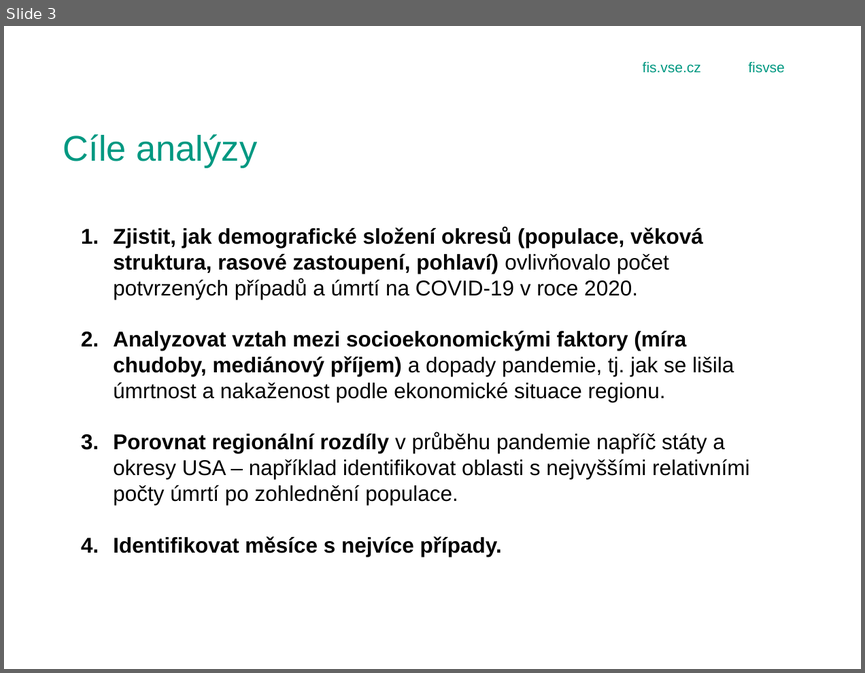
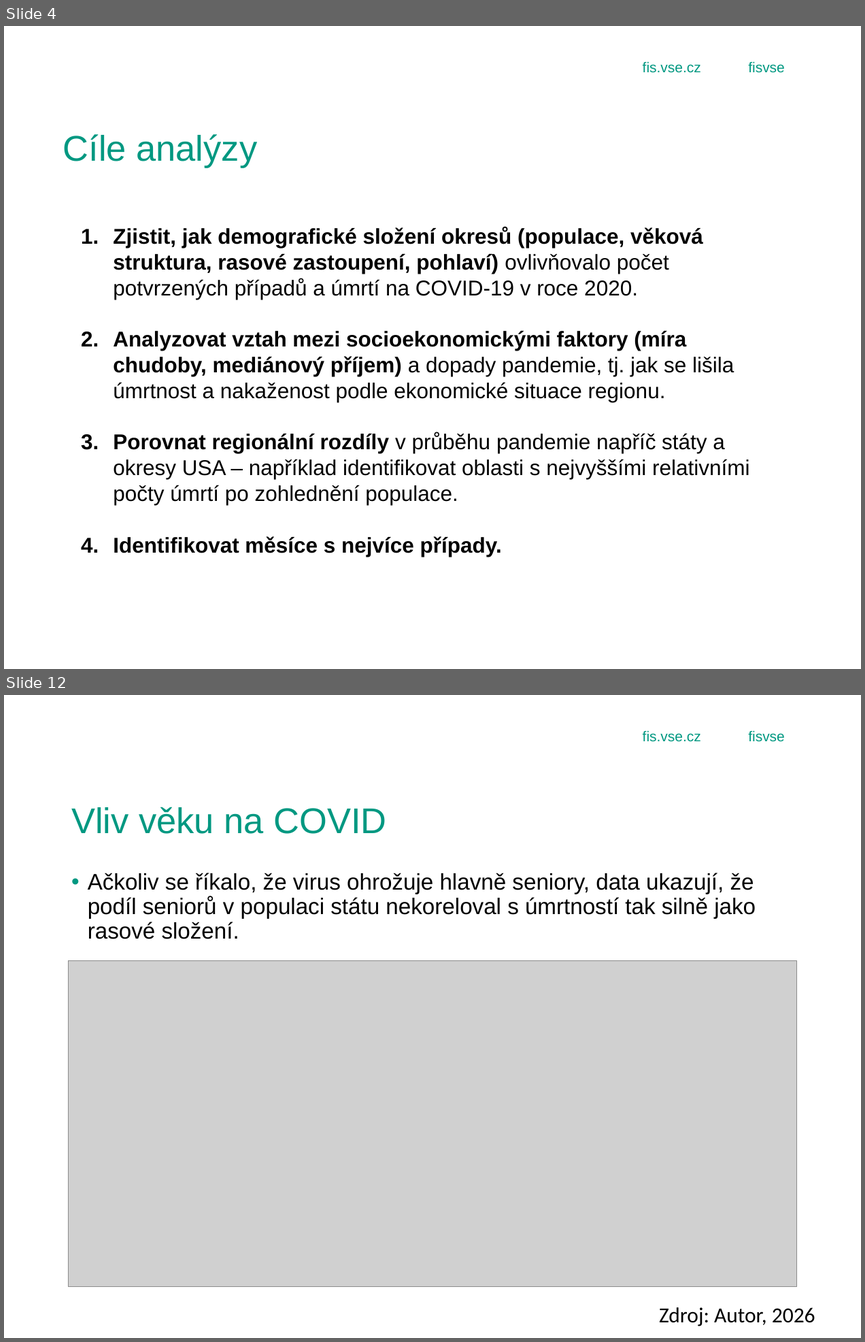
Before and after one commit to ursulastrudl/Projektovy_seminar, a slide deck: obhajoba.pptx. Shown one above the other, each under a label of ours: slide 3 before the commit, slides 4 and 12 after it; the slides between them are not shown. The pictures are 865x673 and 865x1342 pixels, drawn with LibreOffice and Linux fonts; fonts in the diff are those of the drawing; grey boxes stand for pictures; background and template pictures are left out. Boxes give left, top, right and bottom in pixels: in the first picture for what was removed or moved away, otherwise in the second. Text is boxed around its words. In the diff, an @@ line names an element or a change of style, - is before the commit and + after.

```diff
--- a/obhajoba.pptx
+++ b/obhajoba.pptx
@@ slide 12 added at box(4, 695, 861, 1338), background picture (left out); not listed: 3 template elements that a slide beside it also shows @@
@@ title added at box(71, 807, 387, 834), 30 pt, text #009881 @@
+Vliv věku na COVID
@@ text added at box(88, 872, 755, 939), 19 pt, text #000000 @@
+• Ačkoliv se říkalo, že virus ohrožuje hlavně seniory, data ukazují, že podíl seniorů v populaci státu nekoreloval s úmrtností tak silně jako rasové složení.
@@ picture added at box(68, 961, 797, 1286) @@
@@ text added at box(659, 1307, 815, 1326), 18 pt, text #000000 @@
+Zdroj: Autor, 2026
@@ what was slide 3 is now slide 4 @@
```
Also in this commit, not shown: 1 slide changed, 12 other slides added, 1 slide removed, 2 other files.
